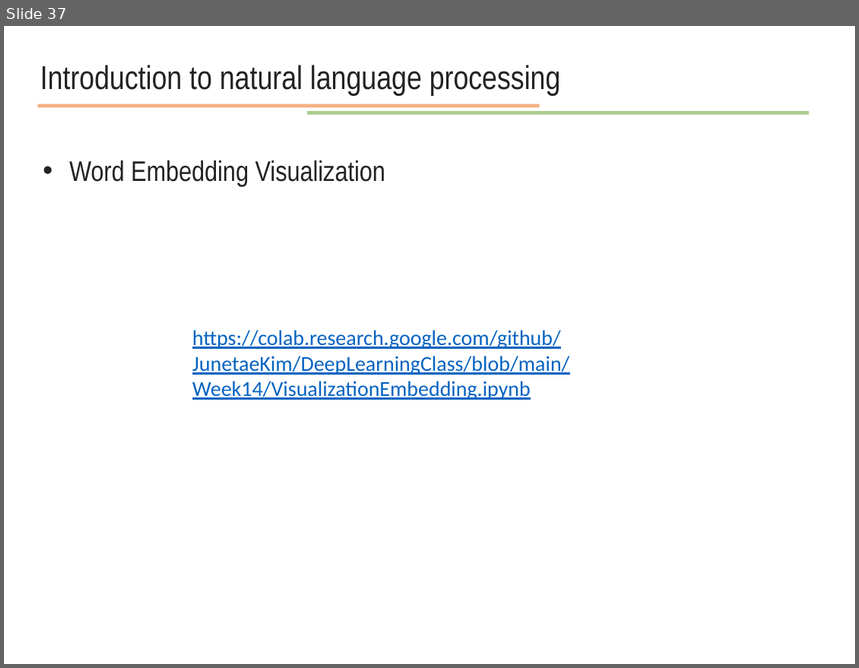
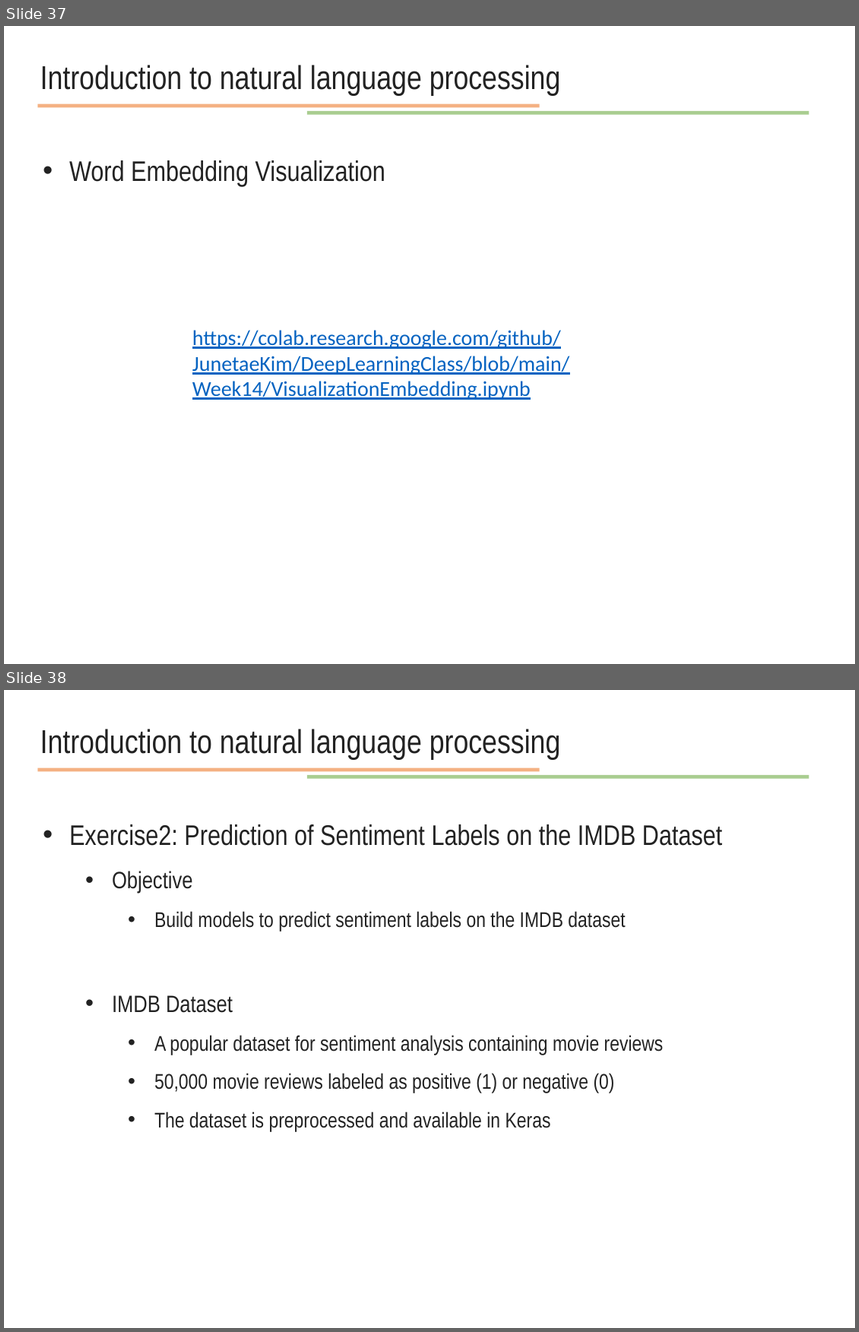
Before and after one commit to JunetaeKim/DeepLearningClass, a slide deck: Week14/week14 natural language processing.pptx. Shown one above the other, each under a label of ours: slide 37 before the commit, slides 37 and 38 after it. The pictures are 859x668 and 859x1332 pixels, drawn with LibreOffice and Linux fonts; fonts in the diff are those of the drawing. Boxes give left, top, right and bottom in pixels: in the first picture for what was removed or moved away, otherwise in the second. Text is boxed around its words. In the diff, an @@ line names an element or a change of style, - is before the commit and + after.

```diff
--- a/Week14/week14 natural language processing.pptx
+++ b/Week14/week14 natural language processing.pptx
@@ slide 38 added at box(4, 690, 855, 1328), background #FFFFFF @@
@@ text added at box(40, 729, 561, 760), 28 pt, text #222222 @@
+Introduction to natural language processing
@@ line added from (38, 770) to (539, 770), #ED7D31 3 pt @@
@@ line added from (307, 777) to (810, 777), #70AD47 3 pt @@
@@ text added at box(69, 825, 723, 1132), 18 pt, text #222222 @@
+• Exercise2: Prediction of Sentiment Labels on the IMDB Dataset
+  • Objective
+    • Build models to predict sentiment labels on the IMDB dataset
+  • IMDB Dataset
+    • A popular dataset for sentiment analysis containing movie reviews
+    • 50,000 movie reviews labeled as positive (1) or negative (0)
+    • The dataset is preprocessed and available in Keras
```
Also in this commit, not shown: 7 other slides added, 1 other file.
